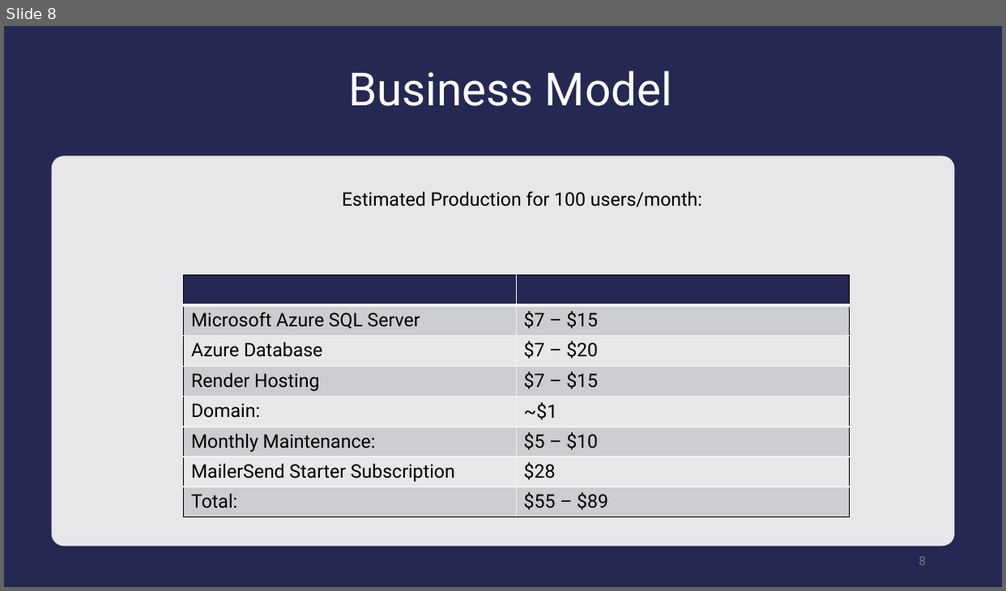
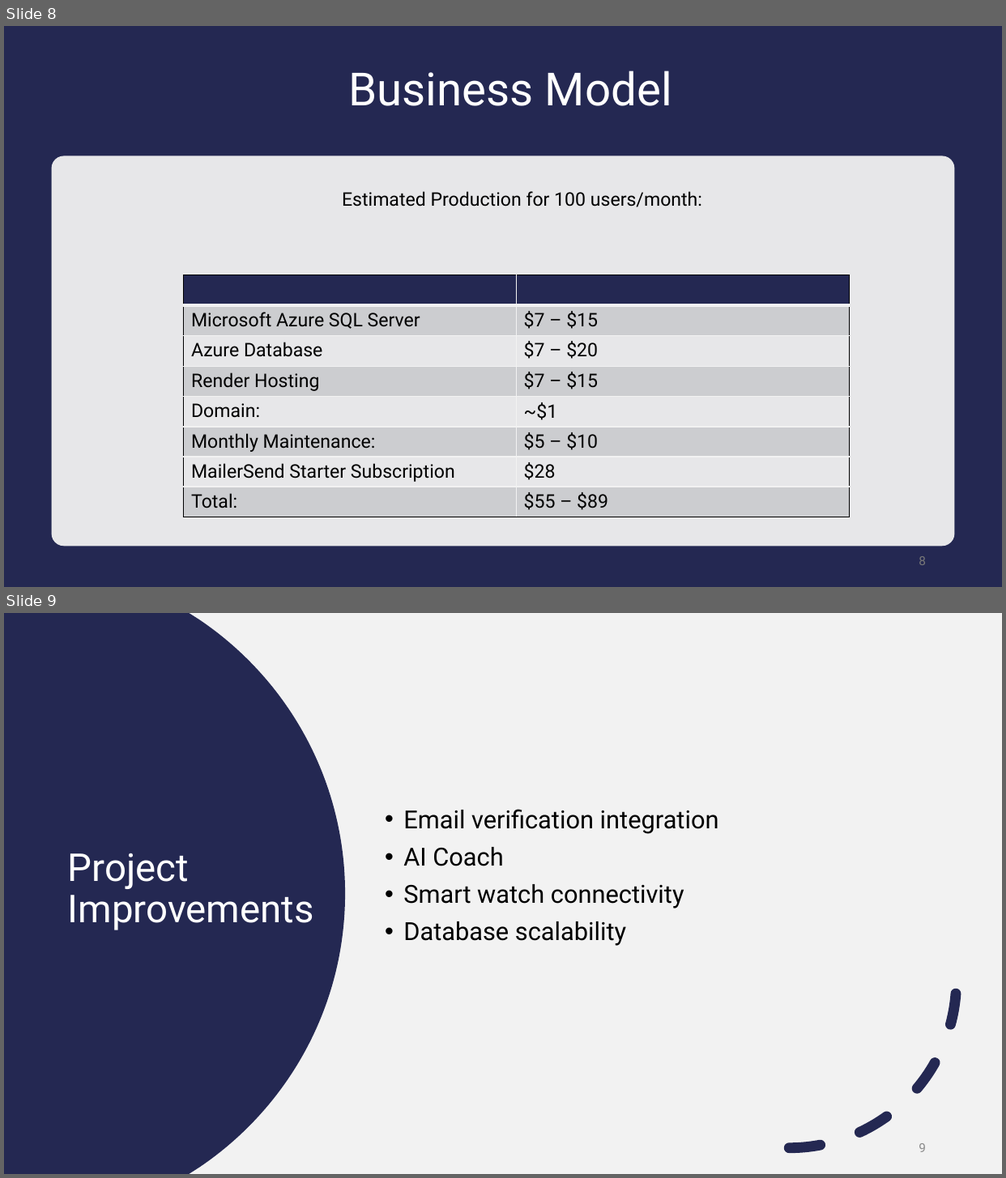
Before and after one commit to jjdeuce06/VulcanActivityTracker, a slide deck: Documentation/FinalPresentation/VulcanActivityTracker-Group2.pptx. Shown one above the other, each under a label of ours: slide 8 before the commit, slides 8 and 9 after it. The pictures are 1006x591 and 1006x1178 pixels, drawn with LibreOffice and Linux fonts; fonts in the diff are those of the drawing. Boxes give left, top, right and bottom in pixels: in the first picture for what was removed or moved away, otherwise in the second. Text is boxed around its words. In the diff, an @@ line names an element or a change of style, - is before the commit and + after.

```diff
--- a/Documentation/FinalPresentation/VulcanActivityTracker-Group2.pptx
+++ b/Documentation/FinalPresentation/VulcanActivityTracker-Group2.pptx
@@ slide 9 added at <box>4,613,1002,1174</box>, background #F2F2F2 @@
@@ freeform shape added at <box>4,613,345,1174</box>, fill #242852 @@
@@ subtitle added at <box>403,809,719,946</box>, 24 pt, text #000000 @@
+• Email verification integration
+• AI Coach
+• Smart watch connectivity
+• Database scalability
@@ arc (boxed as its full ellipse) added at <box>622,815,957,1149</box>, outline #242852 10 pt dashed @@
@@ title added at <box>68,854,314,931</box>, 37 pt, text #FFFFFF @@
+Project Improvements
@@ page number added at <box>918,1144,926,1152</box>, 12 pt, text #8C8C8C @@
+9
```
Also in this commit, not shown: 3 slides changed, 1 other slide added, 1 slide removed.
